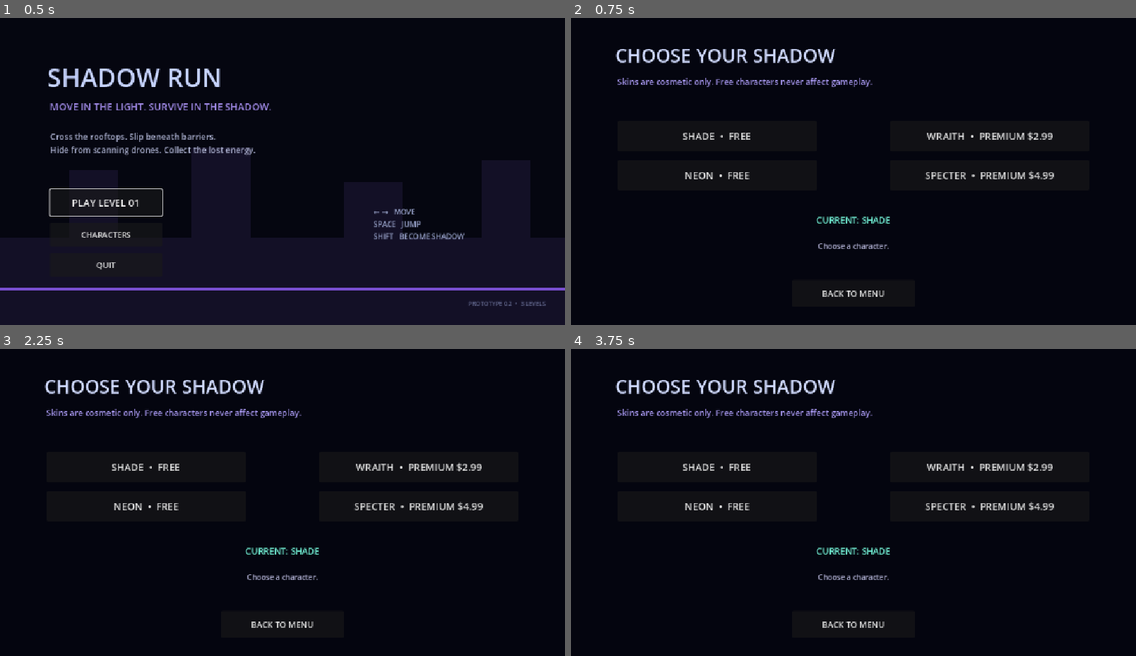
Above: before the commit, frames 1-4 (two rows, left to right).
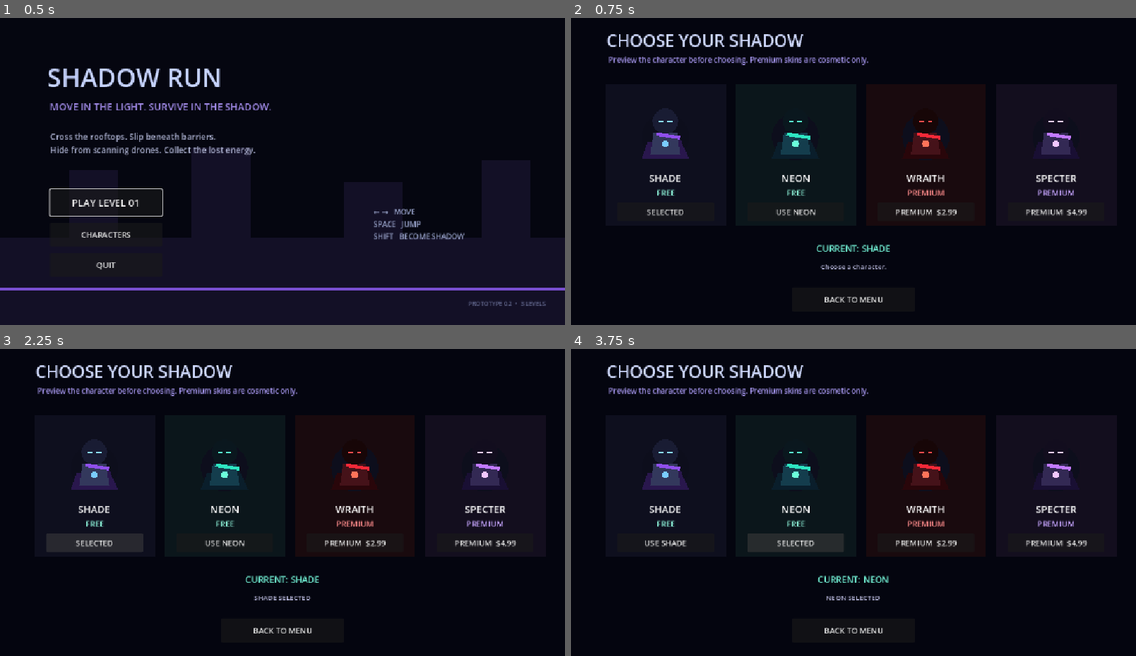
Above: after the commit, the same moments.

Repository: Yass29/shadow-run
Game: Godot game, scene res://main_menu.tscn
Same seed, same stepped clock (60 frames per second), same inputs: the game is played once before the commit and once after it.
Inputs (mouse positions are in pixels of both pictures, inside the frame that each line leads up to):
- Up to frame 1 (0.5 s): no input
- Up to frame 2 (0.75 s): click "CHARACTERS" at 0.5 s
- Up to frame 3 (2.25 s): click (146, 465) at 1.25 s, where only the run before the commit has a clickable "SHADE • FREE"; click (96, 542) at 2 s, where only the run after the commit has a clickable "SELECTED"
- Up to frame 4 (3.75 s): click (717, 505) at 2.75 s, where only the run before the commit has a clickable "NEON • FREE"; click (797, 542) at 3.5 s, where only the run after the commit has a clickable "USE NEON"

Frame 1 is identical in both runs. In frame 2, 7.9% of the frame differs, in the area x 6-92%, y 5-93%; in frame 3, 8.8%; in frame 4, 8.8%.
Error before the commit: Invalid access to property or key 'pressed' on a base object of type 'null instance'. (res://character_select.gd:6)

Commit message:
Show character portraits in selection menu

Diff:
--- a/character_select.tscn
+++ b/character_select.tscn
@@ -1,6 +1,7 @@
-[gd_scene load_steps=2 format=3]
+[gd_scene load_steps=3 format=3]
 
 [ext_resource type="Script" path="res://character_select.gd" id="1"]
+[ext_resource type="Script" path="res://skin_preview.gd" id="2"]
 
 [node name="CharacterSelect" type="Control"]
 layout_mode = 3
@@ -21,79 +22,207 @@
 color = Color(0.018, 0.022, 0.06, 1)
 
 [node name="Title" type="Label" parent="."]
-offset_left = 90.0
-offset_top = 70.0
-offset_right = 700.0
-offset_bottom = 130.0
+offset_left = 72.0
+offset_top = 42.0
+offset_right = 760.0
+offset_bottom = 92.0
 theme_override_colors/font_color = Color(0.82, 0.86, 1, 1)
-theme_override_font_sizes/font_size = 38
+theme_override_font_sizes/font_size = 34
 text = "CHOOSE YOUR SHADOW"
 
 [node name="Subtitle" type="Label" parent="."]
-offset_left = 94.0
-offset_top = 138.0
-offset_right = 760.0
-offset_bottom = 175.0
+offset_left = 76.0
+offset_top = 94.0
+offset_right = 980.0
+offset_bottom = 124.0
 theme_override_colors/font_color = Color(0.64, 0.58, 0.92, 1)
-theme_override_font_sizes/font_size = 17
-text = "Skins are cosmetic only. Free characters never affect gameplay."
-
-[node name="Shade" type="Button" parent="."]
-offset_left = 95.0
-offset_top = 230.0
-offset_right = 500.0
-offset_bottom = 292.0
-theme_override_font_sizes/font_size = 20
-text = "SHADE  •  FREE"
-
-[node name="Neon" type="Button" parent="."]
-offset_left = 95.0
-offset_top = 310.0
-offset_right = 500.0
-offset_bottom = 372.0
-theme_override_font_sizes/font_size = 20
-text = "NEON  •  FREE"
-
-[node name="Wraith" type="Button" parent="."]
-offset_left = 650.0
-offset_top = 230.0
-offset_right = 1055.0
-offset_bottom = 292.0
-theme_override_font_sizes/font_size = 20
-text = "WRAITH  •  PREMIUM $2.99"
-
-[node name="Specter" type="Button" parent="."]
-offset_left = 650.0
-offset_top = 310.0
-offset_right = 1055.0
-offset_bottom = 372.0
-theme_override_font_sizes/font_size = 20
-text = "SPECTER  •  PREMIUM $4.99"
+theme_override_font_sizes/font_size = 15
+text = "Preview the character before choosing. Premium skins are cosmetic only."
+
+[node name="ShadeCard" type="ColorRect" parent="."]
+offset_left = 70.0
+offset_top = 155.0
+offset_right = 315.0
+offset_bottom = 445.0
+color = Color(0.055, 0.06, 0.12, 1)
+
+[node name="Preview" type="Control" parent="ShadeCard"]
+offset_left = 27.0
+offset_top = 22.0
+offset_right = 217.0
+offset_bottom = 172.0
+script = ExtResource("2")
+skin_id = "shade"
+
+[node name="Name" type="Label" parent="ShadeCard"]
+offset_left = 20.0
+offset_top = 178.0
+offset_right = 225.0
+offset_bottom = 208.0
+theme_override_font_sizes/font_size = 20
+text = "SHADE"
+horizontal_alignment = 1
+
+[node name="Type" type="Label" parent="ShadeCard"]
+offset_left = 20.0
+offset_top = 210.0
+offset_right = 225.0
+offset_bottom = 235.0
+theme_override_colors/font_color = Color(0.55, 0.95, 0.85, 1)
+text = "FREE"
+horizontal_alignment = 1
+
+[node name="Choose" type="Button" parent="ShadeCard"]
+offset_left = 24.0
+offset_top = 242.0
+offset_right = 221.0
+offset_bottom = 280.0
+text = "USE SHADE"
+
+[node name="NeonCard" type="ColorRect" parent="."]
+offset_left = 335.0
+offset_top = 155.0
+offset_right = 580.0
+offset_bottom = 445.0
+color = Color(0.045, 0.085, 0.105, 1)
+
+[node name="Preview" type="Control" parent="NeonCard"]
+offset_left = 27.0
+offset_top = 22.0
+offset_right = 217.0
+offset_bottom = 172.0
+script = ExtResource("2")
+skin_id = "neon"
+
+[node name="Name" type="Label" parent="NeonCard"]
+offset_left = 20.0
+offset_top = 178.0
+offset_right = 225.0
+offset_bottom = 208.0
+theme_override_font_sizes/font_size = 20
+text = "NEON"
+horizontal_alignment = 1
+
+[node name="Type" type="Label" parent="NeonCard"]
+offset_left = 20.0
+offset_top = 210.0
+offset_right = 225.0
+offset_bottom = 235.0
+theme_override_colors/font_color = Color(0.55, 0.95, 0.85, 1)
+text = "FREE"
+horizontal_alignment = 1
+
+[node name="Choose" type="Button" parent="NeonCard"]
+offset_left = 24.0
+offset_top = 242.0
+offset_right = 221.0
+offset_bottom = 280.0
+text = "USE NEON"
+
+[node name="WraithCard" type="ColorRect" parent="."]
+offset_left = 600.0
+offset_top = 155.0
+offset_right = 845.0
+offset_bottom = 445.0
+color = Color(0.10, 0.04, 0.055, 1)
+
+[node name="Preview" type="Control" parent="WraithCard"]
+offset_left = 27.0
+offset_top = 22.0
+offset_right = 217.0
+offset_bottom = 172.0
+script = ExtResource("2")
+skin_id = "wraith"
+
+[node name="Name" type="Label" parent="WraithCard"]
+offset_left = 20.0
+offset_top = 178.0
+offset_right = 225.0
+offset_bottom = 208.0
+theme_override_font_sizes/font_size = 20
+text = "WRAITH"
+horizontal_alignment = 1
+
+[node name="Type" type="Label" parent="WraithCard"]
+offset_left = 20.0
+offset_top = 210.0
+offset_right = 225.0
+offset_bottom = 235.0
+theme_override_colors/font_color = Color(1, 0.55, 0.55, 1)
+text = "PREMIUM"
+horizontal_alignment = 1
+
+[node name="Choose" type="Button" parent="WraithCard"]
+offset_left = 24.0
+offset_top = 242.0
+offset_right = 221.0
+offset_bottom = 280.0
+text = "PREMIUM  $2.99"
+
+[node name="SpecterCard" type="ColorRect" parent="."]
+offset_left = 865.0
+offset_top = 155.0
+offset_right = 1110.0
+offset_bottom = 445.0
+color = Color(0.075, 0.055, 0.12, 1)
+
+[node name="Preview" type="Control" parent="SpecterCard"]
+offset_left = 27.0
+offset_top = 22.0
+offset_right = 217.0
+offset_bottom = 172.0
+script = ExtResource("2")
+skin_id = "specter"
+
+[node name="Name" type="Label" parent="SpecterCard"]
+offset_left = 20.0
+offset_top = 178.0
+offset_right = 225.0
+offset_bottom = 208.0
+theme_override_font_sizes/font_size = 20
+text = "SPECTER"
+horizontal_alignment = 1
+
+[node name="Type" type="Label" parent="SpecterCard"]
+offset_left = 20.0
+offset_top = 210.0
+offset_right = 225.0
+offset_bottom = 235.0
+theme_override_colors/font_color = Color(0.78, 0.65, 1, 1)
+text = "PREMIUM"
+horizontal_alignment = 1
+
+[node name="Choose" type="Button" parent="SpecterCard"]
+offset_left = 24.0
+offset_top = 242.0
+offset_right = 221.0
+offset_bottom = 280.0
+text = "PREMIUM  $4.99"
 
 [node name="Current" type="Label" parent="."]
-offset_left = 95.0
-offset_top = 420.0
-offset_right = 1055.0
-offset_bottom = 455.0
+offset_left = 120.0
+offset_top = 478.0
+offset_right = 1030.0
+offset_bottom = 510.0
 theme_override_colors/font_color = Color(0.45, 0.95, 0.84, 1)
 theme_override_font_sizes/font_size = 18
 text = "CURRENT: SHADE"
 horizontal_alignment = 1
 
 [node name="Status" type="Label" parent="."]
-offset_left = 95.0
-offset_top = 475.0
-offset_right = 1055.0
-offset_bottom = 520.0
+offset_left = 120.0
+offset_top = 518.0
+offset_right = 1030.0
+offset_bottom = 552.0
 theme_override_colors/font_color = Color(0.72, 0.72, 0.86, 1)
-theme_override_font_sizes/font_size = 15
+theme_override_font_sizes/font_size = 14
 text = "Choose a character."
 horizontal_alignment = 1
 
 [node name="Back" type="Button" parent="."]
 offset_left = 450.0
-offset_top = 555.0
+offset_top = 570.0
 offset_right = 700.0
-offset_bottom = 610.0
-theme_override_font_sizes/font_size = 17
+offset_bottom = 620.0
+theme_override_font_sizes/font_size = 16
 text = "BACK TO MENU"
